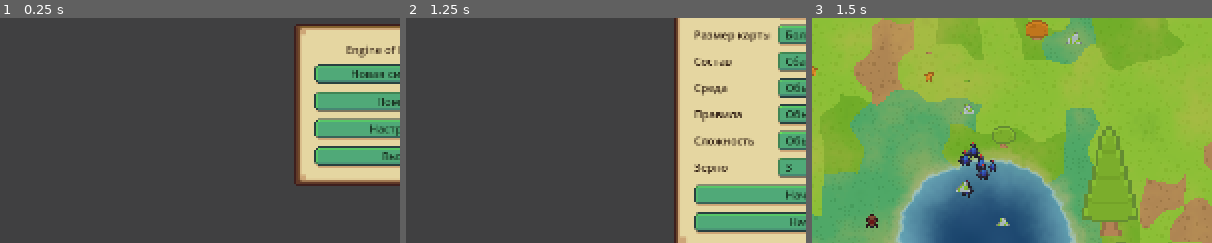
Above: before the commit, frames 1-3 (left to right).
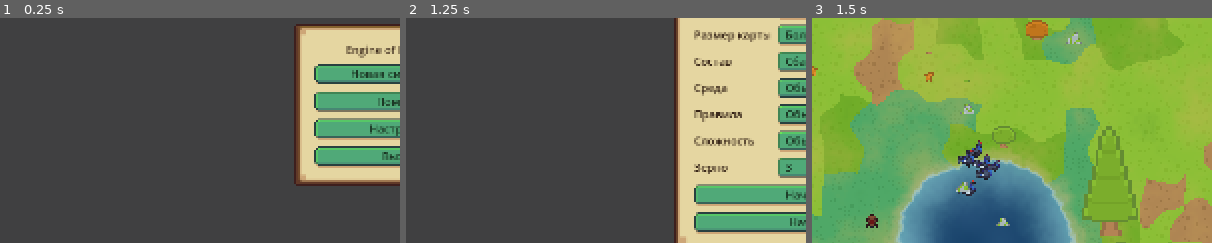
Above: after the commit, the same moments.

Repository: plasticlife-art/animals
Game: Godot game, scene res://scenes/main/main.tscn
Same seed, same stepped clock (60 frames per second), same inputs: the game is played once before the commit and once after it.
Inputs:
- Up to frame 1 (0.25 s): no input
- Up to frame 2 (1.25 s): click "Новая симуляция" at 0.5 s
- Up to frame 3 (1.5 s): click "Начать" at 1.25 s
The pictures show only the part of the screen within x 0-50%, y 31-81%; the shares and areas given below are measured in that part.

Frames 1-2 are identical in both runs. In frame 3, 0.8% of the frame differs, in the area x 36-47%, y 54-80%.

Commit message:
Stop the path search dropping live nodes to its own rounding
The open heap holds each priority in a Vector2, as a 32-bit float, while
f_score keeps it in 64 bits. A popped entry whose priority had rounded up
compared greater than its own f_score and was skipped as stale. About half
the searches across open ground lost their first node that way and came
back unreachable; longer ones, round a ridge, ran short of nodes. Animals
then gave up water and grass they could reach, and a herd sent to a
pasture past a ridge stood facing it until it died.

The live priority is now rounded as the heap holds it before the compare.
The walled-pond fixture never refreshed the neighbour lists the search
walks, so its wall was not there; it passed only because the search
failed anyway.

Co-Authored-By: Claude Opus 5.5 <noreply@anthropic.com>

Diff:
--- a/scripts/tests/p0_performance_tests.gd
+++ b/scripts/tests/p0_performance_tests.gd
@@ -28,6 +28,7 @@
 	_test_static_waypoint_corridor_cache(a)
 	_test_navigation_queue_fairness(a)
 	_test_sliced_global_path_search(a)
+	_test_every_open_route_is_found(a)
 	_test_path_expansion_budget_caps_a_tick(a)
 	_test_overview_dormant_wake_policy(a)
 	_test_window_edge_stays_asleep(a)
@@ -538,6 +539,39 @@
 		"subsequent slices finish the same saved path search")
 	a.is_true(terrain.has_cached_path_between_indices(start_index, goal_index),
 		"a completed sliced path is published through the normal cache")
+	Helpers.destroy_manager(manager)
+
+
+## The open heap holds each priority in a `Vector2`, as a 32-bit float; `f_score` holds it in
+## 64 bits. Compared unrounded, an entry whose priority rounded up was taken for stale and
+## dropped, and about half the searches across open ground - the first node dropped - came
+## back unreachable, as did routes round a ridge that left the search short of nodes.
+func _test_every_open_route_is_found(a) -> void:
+	var bundle := Helpers.build_test_bundle(88)
+	bundle["world"]["world_size"] = {"x": 1024.0, "y": 1024.0}
+	var manager = Helpers.create_manager_with(bundle, 88)
+	var terrain = manager.world_state.terrain_system
+	var asked := 0
+	var found := 0
+	for start_step in range(8):
+		for goal_step in range(8):
+			var start := Vector2(40.0 + 120.0 * start_step, 60.0 + 110.0 * ((start_step * 3) % 8))
+			var goal := Vector2(70.0 + 115.0 * goal_step, 50.0 + 120.0 * ((goal_step * 5 + 1) % 8))
+			if start.distance_to(goal) < 64.0:
+				continue
+			asked += 1
+			if bool(terrain.find_path(start, goal).get("reachable", false)):
+				found += 1
+	a.equal(found, asked, "every route across open ground is found (%d of %d)" % [found, asked])
+	# A ridge from the top to near the bottom: the way round is long, but it is there.
+	var ridge_x := 16
+	for row in range(terrain.rows - 3):
+		terrain._walkable[row * terrain.cols + ridge_x] = 0
+	terrain._refresh_navigation_cache()
+	terrain._path_cache.clear()
+	var around: Dictionary = terrain.find_path(Vector2(480.0, 100.0), Vector2(580.0, 100.0))
+	a.is_true(bool(around.get("reachable", false)) and around.get("cells", []).size() > 50,
+		"and the way round a ridge (%d cells)" % around.get("cells", []).size())
 	Helpers.destroy_manager(manager)
 
 
--- a/scripts/tests/simulation_tests.gd
+++ b/scripts/tests/simulation_tests.gd
@@ -959,6 +959,8 @@
 			if cell != -1:
 				terrain._set_obstacle(cell, "test_wall")
 	terrain._refresh_cached_values()
+	# The searches walk the cached neighbours: without this the wall is not there for them.
+	terrain._refresh_navigation_cache()
 	var herd_position := walled + Vector2(-0.75, 3.6) * size
 	for index in range(3):
 		var animal = TestHelpers.spawn_herbivore(world, herd_position + Vector2(float(index) * 4.0, 0.0), 0)
--- a/scripts/world/terrain_system.gd
+++ b/scripts/world/terrain_system.gd
@@ -337,7 +337,10 @@
 		var current_node: Vector2 = _heap_pop(open_heap)
 		var current_index: int = int(current_node.x)
 		var queued_priority: float = current_node.y
-		var current_priority: float = float(f_score.get(current_index, INF))
+		# Rounded as the heap holds it: a `Vector2` keeps 32-bit floats, `f_score` 64-bit ones.
+		# Compared unrounded, an entry whose priority had rounded up looked stale and was
+		# dropped, and a search short of the nodes it dropped called reachable goals unreachable.
+		var current_priority: float = Vector2(0.0, float(f_score.get(current_index, INF))).y
 		if current_index == -1 or queued_priority > current_priority:
 			continue
 		visited += 1
Not shown, changed: docs/ARCHITECTURE.md
